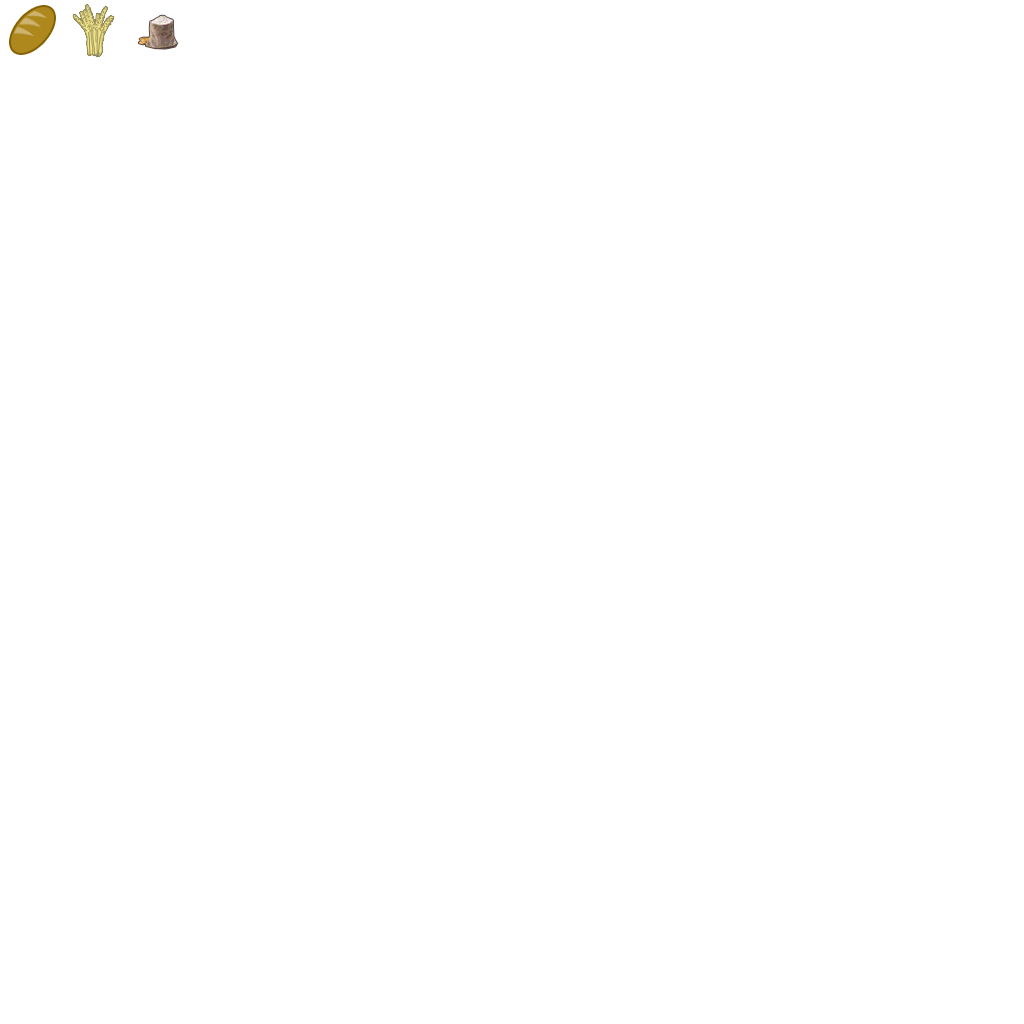
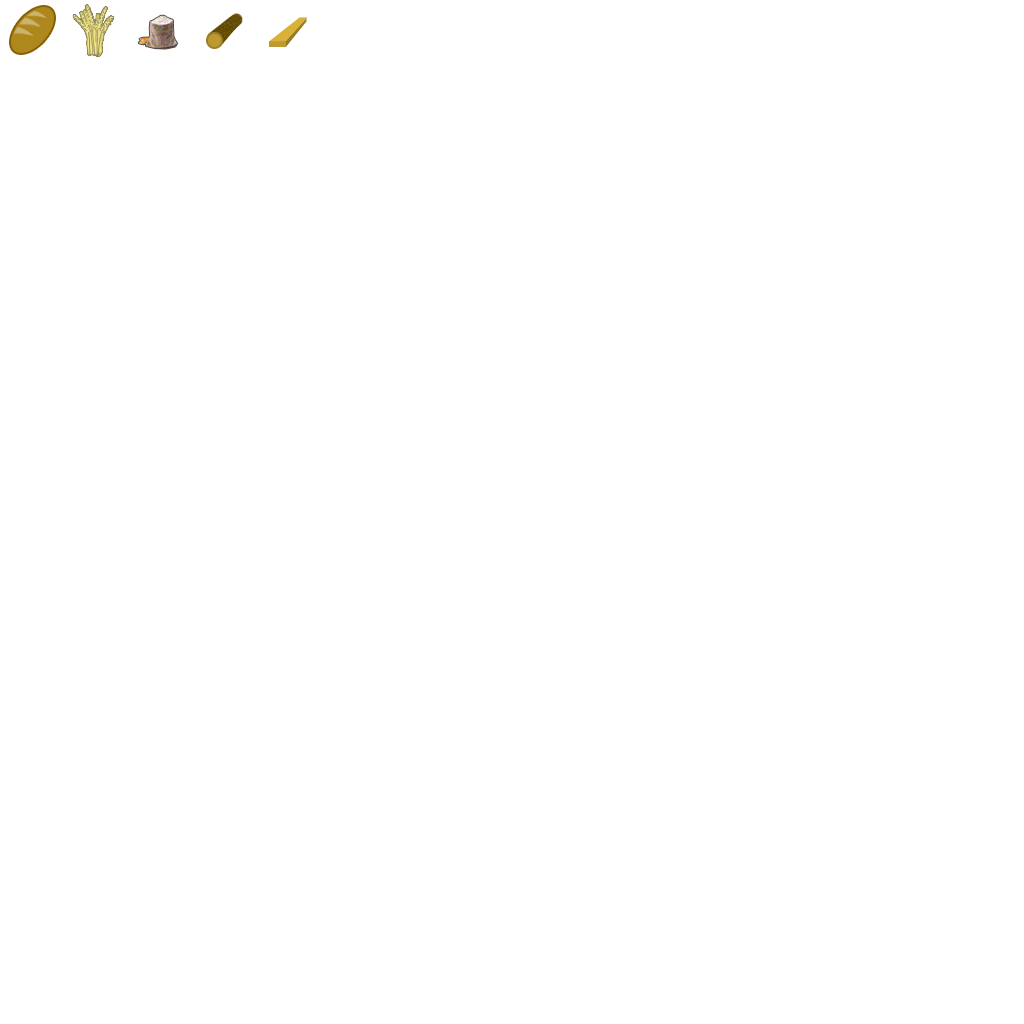
Two versions of the same layered image (w=1024, h=1024). Layer-by-layer changes:
added group "1-5" with 3 layers above "1-4" over [269, 17, 308, 47]
added layer "Layer 4" in group "1-5" over [285, 18, 307, 47]
added layer "Layer 3" in group "1-5" over [269, 17, 308, 42]
added layer "Plank" in group "1-5" over [269, 41, 286, 47]
added group "1-4" with 2 layers above "1-3" over [206, 12, 243, 49]
added layer "Wood" in group "1-4" over [206, 32, 223, 49]
added layer "Wood copy" in group "1-4" over [206, 12, 243, 49]
